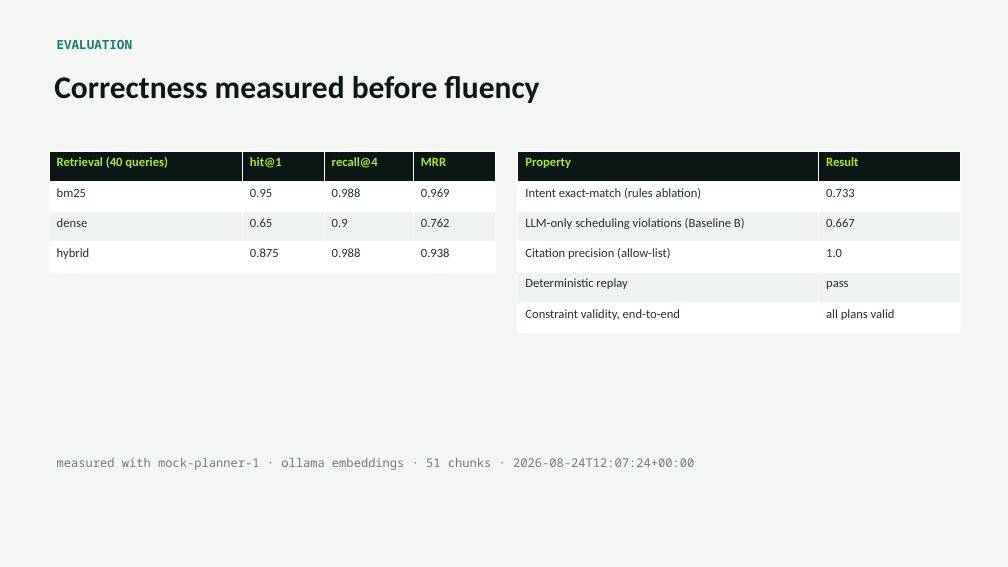
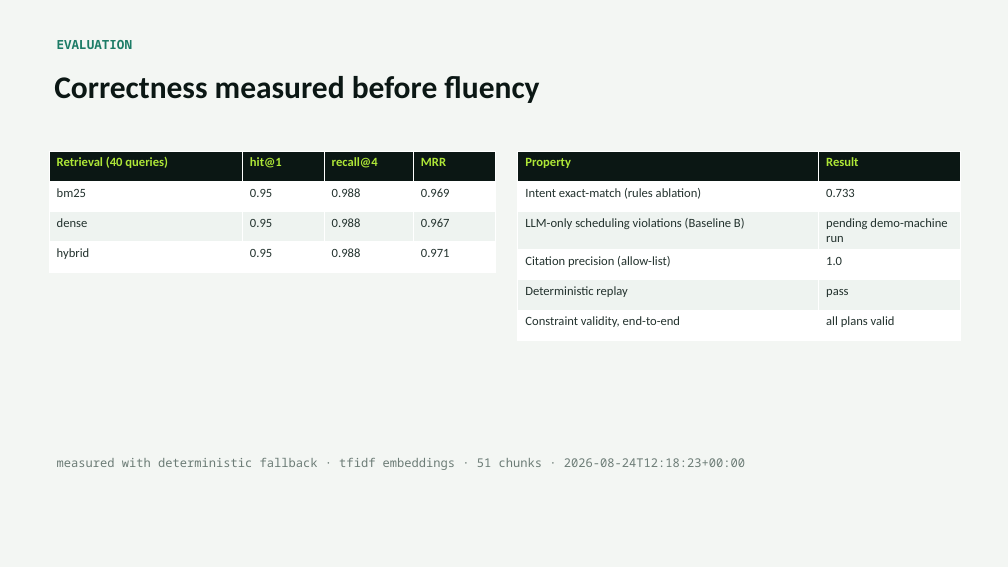
Before and after one commit to MahmoudAsadi97/FlexiGrid_AI, a slide deck: slide 8 of deliverables/FlexiGrid_AI_Defense_Deck.pptx. Drawn at 1008x567 pixels with LibreOffice and Linux fonts; fonts in the diff are those of the drawing. Boxes give left, top, right and bottom in pixels: in the first picture for what was removed or moved away, otherwise in the second. Text is boxed around its words. In the diff, an @@ line names an element or a change of style, - is before the commit and + after.

Commit message:
Documentation and deliverables polish for publication
- Professional tone pass across README, demo guide, submission checklist,
  deck and report generators; corrected informal phrasing
- Repository evaluation results now carry deterministic-only provenance;
  LLM-dependent tables state explicitly that they are populated by the
  demo-machine run (no reference-harness numbers in deliverables)
- Report and deck degrade gracefully where demo-machine measurements are
  pending; removed a hardcoded fallback figure
- Dynamic query counts in the evaluation report; clarified skipped-section
  wording

```diff
--- a/deliverables/FlexiGrid_AI_Defense_Deck.pptx
+++ b/deliverables/FlexiGrid_AI_Defense_Deck.pptx
@@ table at (49,151,495,272) @@
-row 3: dense | 0.65 | 0.9 | 0.762
+row 3: dense | 0.95 | 0.988 | 0.967
-row 4, column 2: 0.875
+row 4, column 2: 0.95
-row 4, column 4: 0.938
+row 4, column 4: 0.971
@@ table at (518,151,960,333) @@
-row 3, column 2: 0.667
+row 3, column 2: pending demo-machine run
@@ text at (57,458,745,470): text changed @@
-measured with mock-planner-1 · ollama embeddings · 51 chunks · 2026-08-24T12:07:24+00:00
+measured with deterministic fallback · tfidf embeddings · 51 chunks · 2026-08-24T12:18:23+00:00
```
Also in this commit, not shown: 5 other slides changed, 11 other files.
